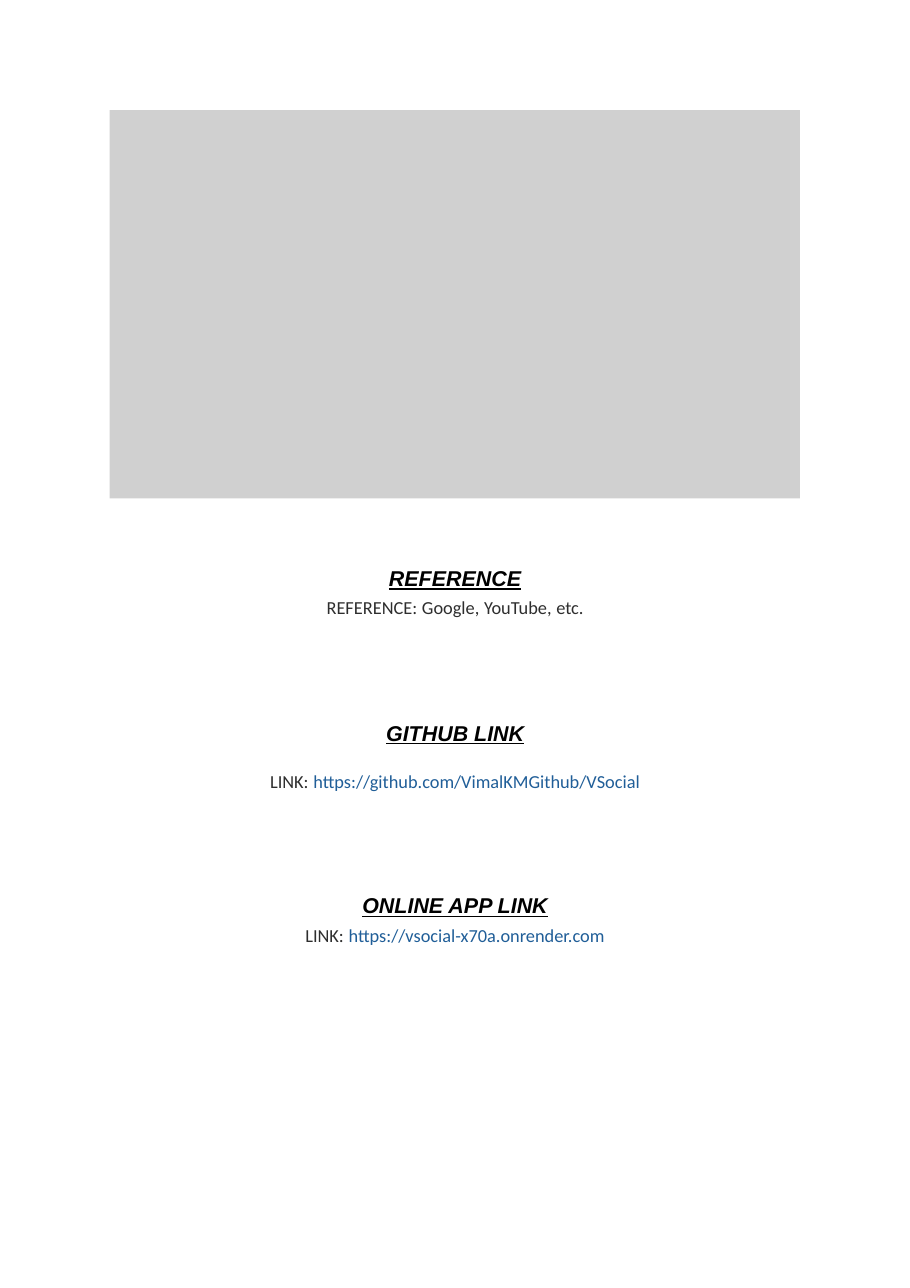
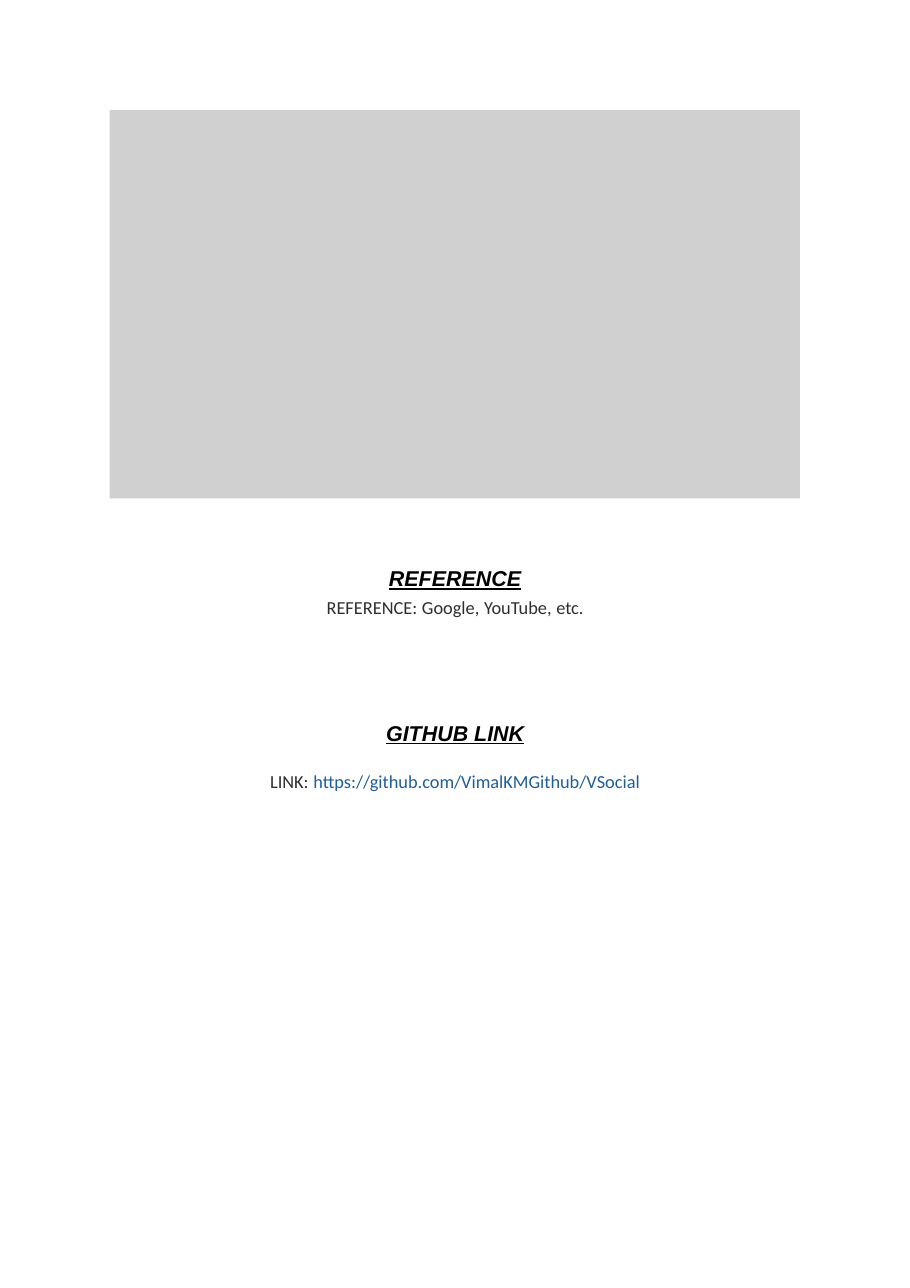
Before and after one commit to VimalKMGithub/VSCode, a slide deck: slide 7 of React Pr Report/reactpre.ppt. Drawn at 910x1288 pixels with LibreOffice and Linux fonts; fonts in the diff are those of the drawing; grey boxes stand for pictures. Boxes give left, top, right and bottom in pixels: in the first picture for what was removed or moved away, otherwise in the second. Text is boxed around its words. In the diff, an @@ line names an element or a change of style, - is before the commit and + after.

```diff
--- a/React Pr Report/reactpre.ppt
+++ b/React Pr Report/reactpre.ppt
@@ text removed at [305,898,605,945] @@
-ONLINE APP LINK
-LINK: https://vsocial-x70a.onrender.com
```
Also in this commit, not shown: 1 other slide changed, 26 other files.
